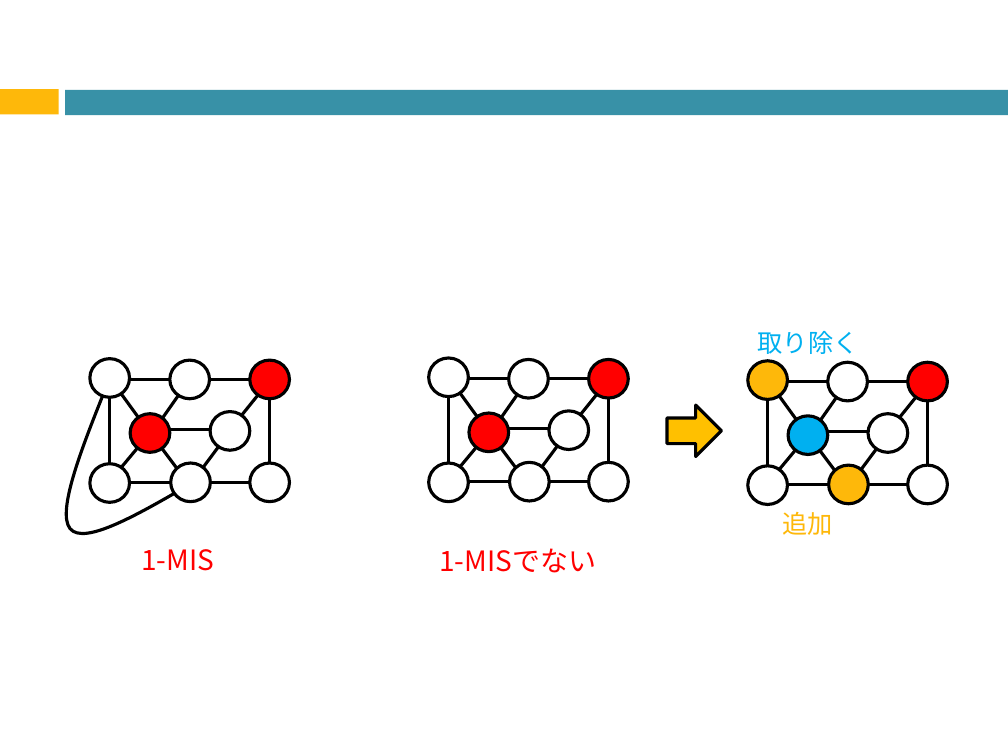
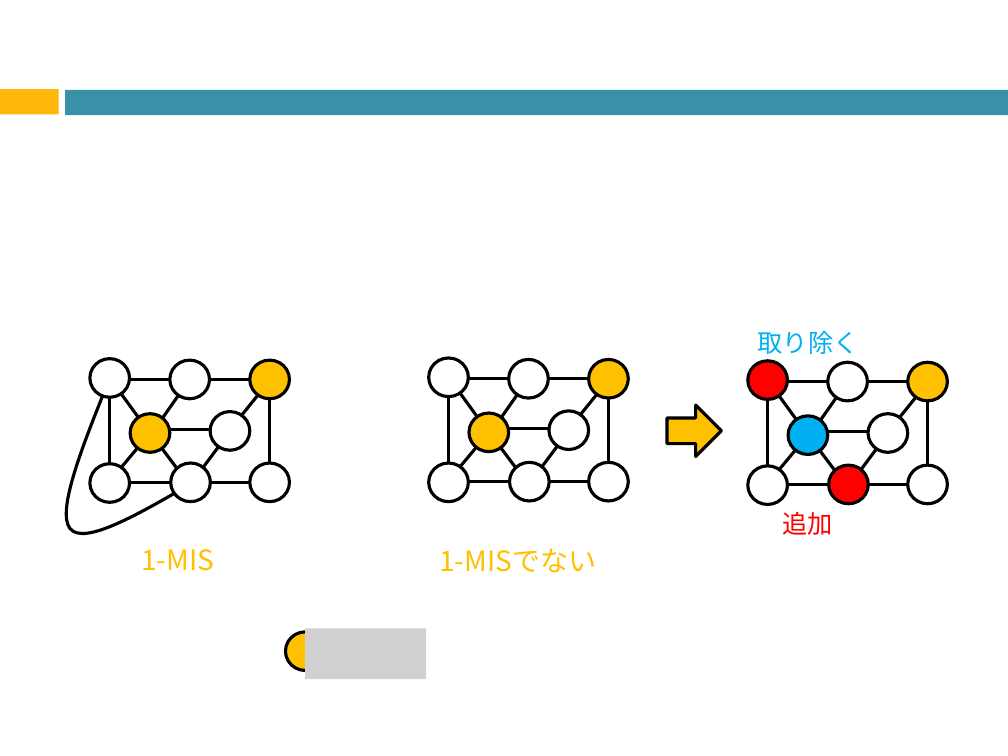
Before and after one commit to Izulabo-nitech/Distributed_Complexity_of_k-Maximal_Independent_Set_Verification, a slide deck: slide 8 of LAsy/LA用発表資料.pptx (slide 9 before the commit). Drawn at 1008x756 pixels with LibreOffice and Linux fonts; fonts in the diff are those of the drawing; grey boxes stand for pictures. Boxes give left, top, right and bottom in pixels: in the first picture for what was removed or moved away, otherwise in the second. Text is boxed around its words. In the diff, an @@ line names an element or a change of style, - is before the commit and + after.

```diff
--- a/LAsy/LA用発表資料.pptx
+++ b/LAsy/LA用発表資料.pptx
@@ ellipse at <box>748,361,787,399</box>: fill #FEB80A to #FF0000 @@
@@ fill #FF0000 to #FFC000 in 5 elements at <box>250,360,289,398</box>, <box>130,413,169,452</box>, <box>589,360,628,398</box>, <box>469,413,508,452</box>, <box>908,362,948,400</box> @@
@@ ellipse at <box>829,465,868,503</box>: fill #FEB80A to #FF0000 @@
@@ text "追加" at <box>783,512,833,535</box>: text colour #FEB80A to #FF0000 @@
@@ text "1-MIS" at <box>141,549,214,571</box>: text colour #FF0000 to #FFC000 @@
@@ text "1-MISでない" at <box>439,548,596,573</box>: text colour #FF0000 to #FFC000 @@
@@ picture added at <box>305,628,426,678</box> @@
@@ ellipse added at <box>285,632,325,670</box>, fill #FFC000, outline #000000 2.25 pt @@
```
Also in this commit, not shown: 9 other slides changed, 1 slide removed.
